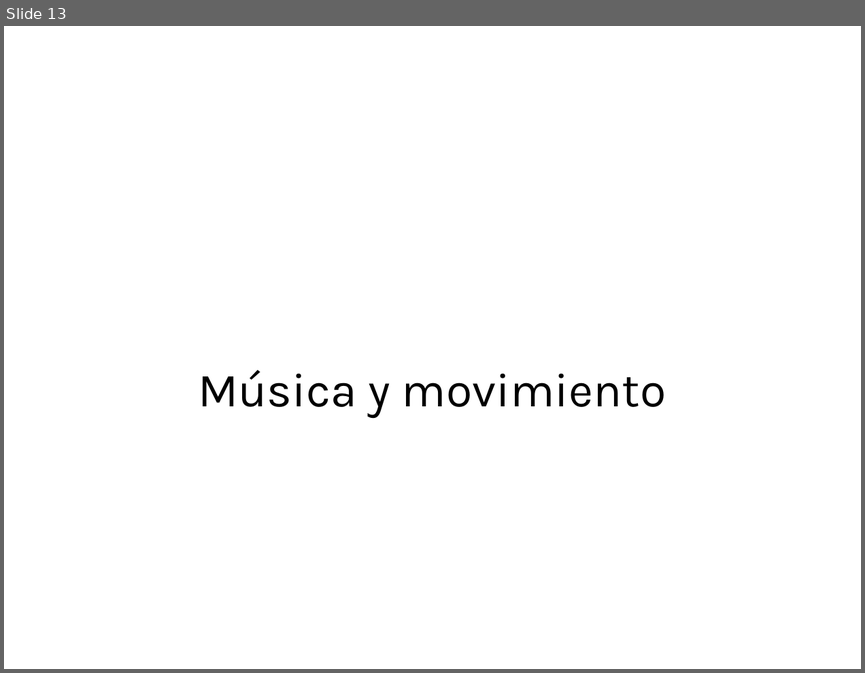
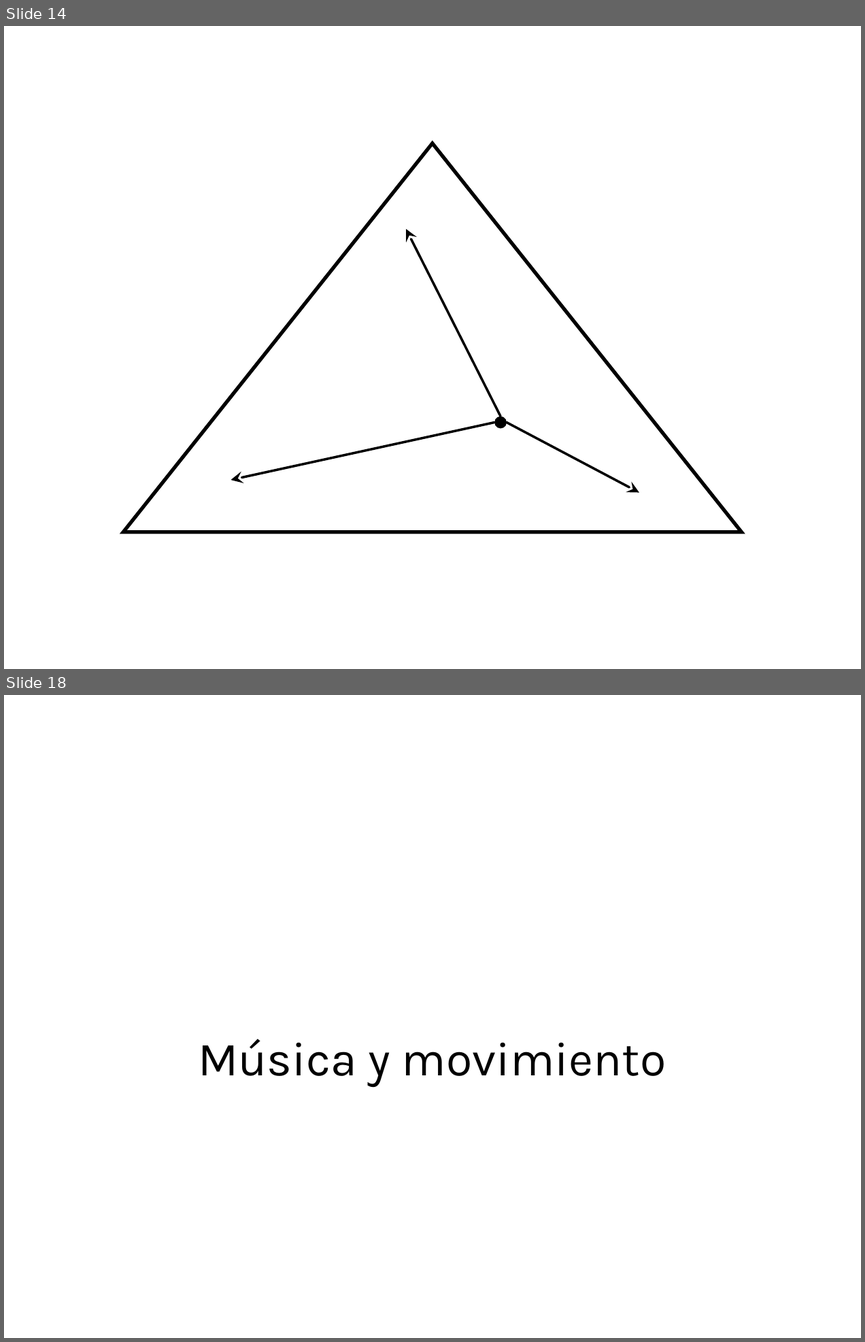
Before and after one commit to adapar-presentations/coloquio-3, a slide deck: powerpoint/tres-lemas.pptx. Shown one above the other, each under a label of ours: slide 13 before the commit, slides 14 and 18 after it; the slides between them are not shown. The pictures are 865x673 and 865x1342 pixels, drawn with LibreOffice and Linux fonts; fonts in the diff are those of the drawing; grey boxes stand for pictures. Boxes give left, top, right and bottom in pixels: in the first picture for what was removed or moved away, otherwise in the second. Text is boxed around its words. In the diff, an @@ line names an element or a change of style, - is before the commit and + after.

```diff
--- a/powerpoint/tres-lemas.pptx
+++ b/powerpoint/tres-lemas.pptx
@@ slide 14 added at (x1=4, y1=26, x2=861, y2=669), background #FFFFFF @@
@@ triangle added at (x1=123, y1=144, x2=741, y2=531), fill #FFFFFF, outline #000000 3 pt @@
@@ arrow added from (500, 416) to (406, 229), #000000 2 pt @@
@@ arrow added from (494, 422) to (231, 480), #000000 2 pt @@
@@ ellipse added at (x1=494, y1=416, x2=506, y2=428), fill #000000 @@
@@ arrow added from (506, 422) to (639, 492), #000000 2 pt @@
@@ what was slide 13 is now slide 18 @@
```
Also in this commit, not shown: 1 slide changed, 7 other slides added, 3 slides removed, 3 other files.
